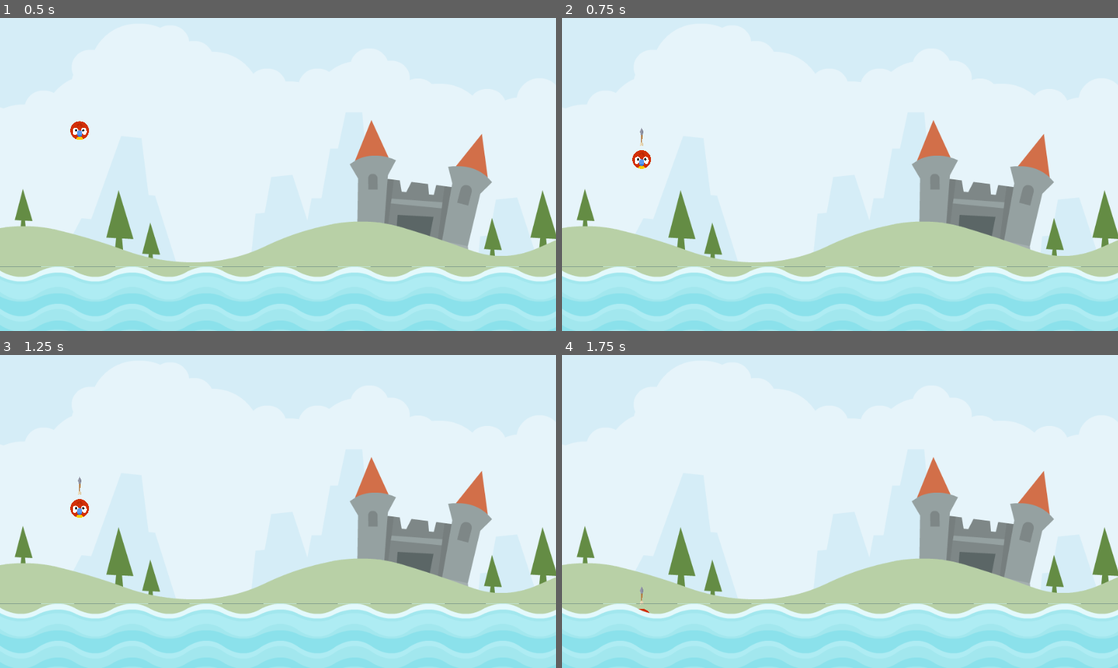
Above: before the commit, frames 1-4 (two rows, left to right).
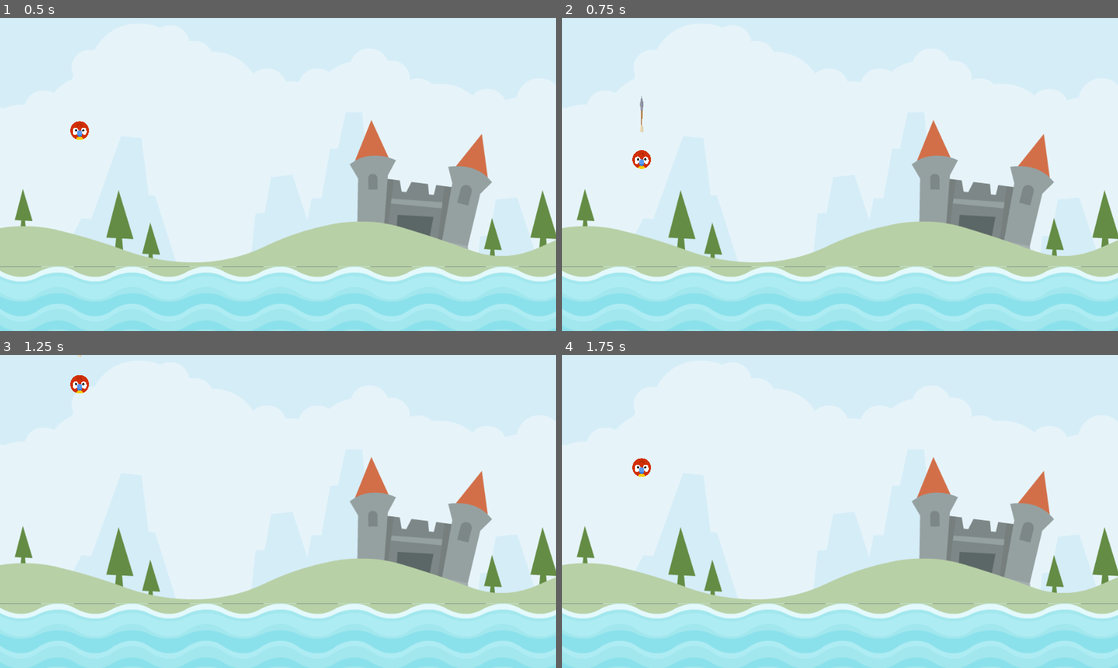
Above: after the commit, the same moments.

Repository: EvandroJF/AngryAnimals-aprender
Game: Godot game, scene res://scenes/level/level.tscn
Same seed, same stepped clock (60 frames per second), same inputs: the game is played once before the commit and once after it.
Inputs (mouse positions are in pixels of both pictures, inside the frame that each line leads up to):
- Up to frame 1 (0.5 s): no input
- Up to frame 2 (0.75 s): tap Enter at 0.5 s; drag from (639, 130) to (845, 302) at 0.52 s
- Up to frame 3 (1.25 s): no input
- Up to frame 4 (1.75 s): drag from (728, 527) to (845, 639) at 1.27 s

Frame 1 is identical in both runs. In frame 2, less than 0.1% of the frame differs, in the area x 14-15%, y 24-41%; in frame 3, 0.3%, in the area x 12-16%, y 0-52%; in frame 4, 0.2%.

Commit message:
config animal Launch

Diff:
--- a/scenes/Animal/animal.gd
+++ b/scenes/Animal/animal.gd
@@ -2,27 +2,35 @@
 
 enum ANIMAL_STATE { READY, DRAG , RELEASE }
 
+@onready var launch_sound: AudioStreamPlayer = $LaunchSound
 @onready var stretch_sound: AudioStreamPlayer = $StretchSound
+
 @onready var arrow: Sprite2D = $Arrow
-
 
 const DRAG_LIM_MAX: Vector2 = Vector2(0, 60)
 const DRAG_LIM_MIN: Vector2 = Vector2(-60, 0)
+const IMPULSE_MULT: float = 20.0
+const IMPULSE_MAX: float = 1200.0
 
 var _start: Vector2 = Vector2.ZERO
 var _drag_start: Vector2 = Vector2.ZERO
 var _dragged_vector: Vector2 = Vector2.ZERO
 var _last_dragged_vector: Vector2 = Vector2.ZERO
+var _arrow_scale_x: float = 0.0
 
 var _state: ANIMAL_STATE = ANIMAL_STATE.READY
 
 # Called when the node enters the scene tree for the first time.
 func _ready() -> void:
+	_arrow_scale_x = arrow.scale.x
 	arrow.hide()
 	_start = position
 
 func _physics_process(delta: float) -> void:
 	update(delta)
+
+func get_impulse() -> Vector2:
+	return _dragged_vector * -1 * IMPULSE_MULT
 
 func set_new_state(new_state: ANIMAL_STATE) -> void:
 	_state = new_state
@@ -30,6 +38,8 @@
 	if _state == ANIMAL_STATE.RELEASE:
 		arrow.show()
 		freeze = false
+		apply_central_impulse(get_impulse())
+		launch_sound.play()
 	elif  _state == ANIMAL_STATE.DRAG:
 		_drag_start = get_global_mouse_position()
 		arrow.show()
@@ -40,7 +50,6 @@
 			set_new_state(ANIMAL_STATE.RELEASE)
 			return true
 	return false
-
 
 func play_stretch_sound() -> void:
 	if (_last_dragged_vector - _dragged_vector).length() > 0:
@@ -74,6 +83,9 @@
 	_dragged_vector = get_dragged_vector(gmp)
 	play_stretch_sound()
 	drag_in_limits()
+	var imp_len = get_impulse().length()
+	var perc = imp_len / IMPULSE_MAX
+	arrow.scale.x = (_arrow_scale_x * perc) + _arrow_scale_x
 	arrow.rotation = (_start - position).angle()
 
 
--- a/scenes/Animal/animal.tscn
+++ b/scenes/Animal/animal.tscn
@@ -1,9 +1,10 @@
-[gd_scene load_steps=6 format=3 uid="uid://cksrep4gecljt"]
+[gd_scene load_steps=7 format=3 uid="uid://cksrep4gecljt"]
 
 [ext_resource type="Script" path="res://scenes/Animal/animal.gd" id="1_1psnw"]
 [ext_resource type="Texture2D" uid="uid://36iism5hqyvx" path="res://assets/player/parrot.png" id="1_n1y5a"]
 [ext_resource type="Texture2D" uid="uid://dovc6wcc5mnw1" path="res://assets/items/arrow.png" id="3_23lj6"]
 [ext_resource type="AudioStream" uid="uid://bj5f0c5q5mgfb" path="res://assets/audio/stretch2.ogg" id="4_xin1y"]
+[ext_resource type="AudioStream" uid="uid://d0cfey7xghawp" path="res://assets/audio/catapult.ogg" id="5_1wt1n"]
 
 [sub_resource type="CircleShape2D" id="CircleShape2D_uj4oi"]
 radius = 19.4165
@@ -32,5 +33,8 @@
 [node name="StretchSound" type="AudioStreamPlayer" parent="."]
 stream = ExtResource("4_xin1y")
 
+[node name="LaunchSound" type="AudioStreamPlayer" parent="."]
+stream = ExtResource("5_1wt1n")
+
 [connection signal="input_event" from="." to="." method="_on_input_event"]
 [connection signal="screen_exited" from="VisibleOnScreenNotifier2D" to="." method="_on_visible_on_screen_notifier_2d_screen_exited"]
